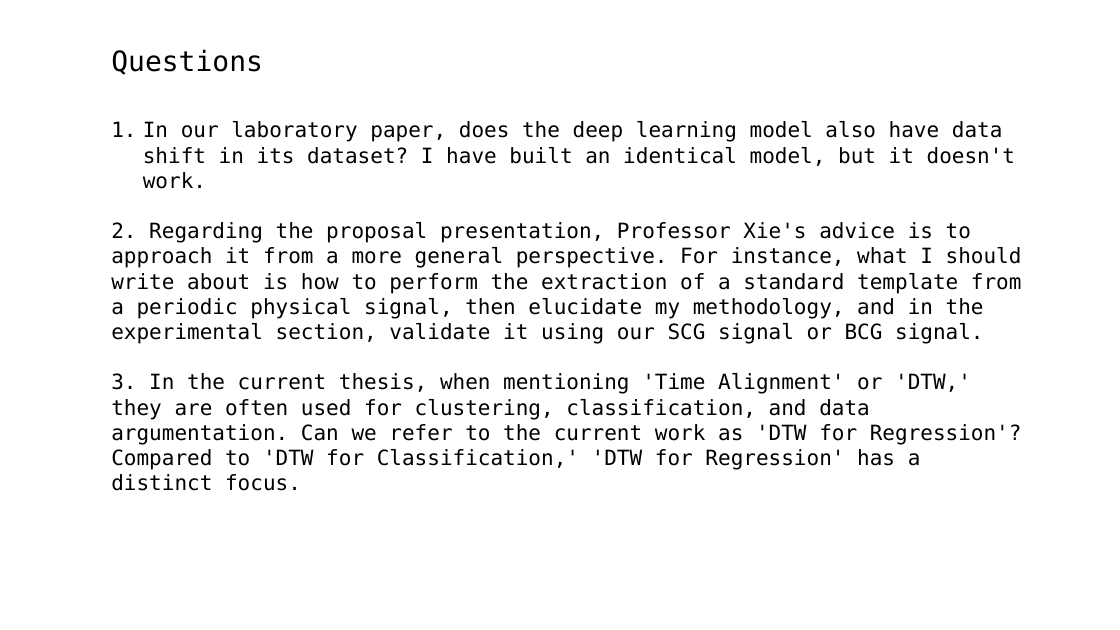
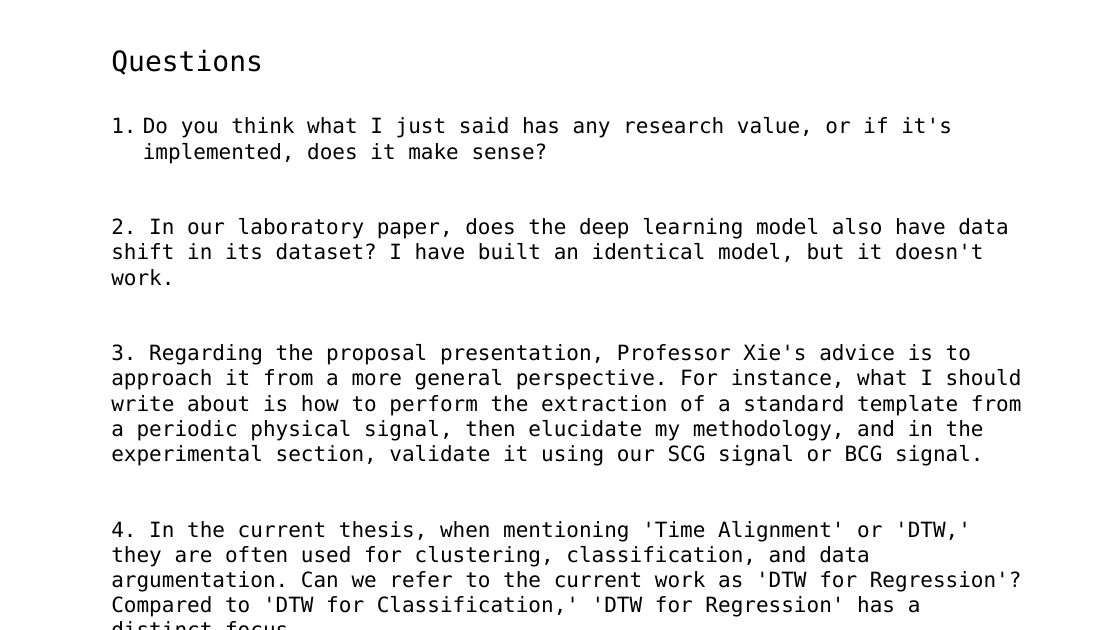
Before and after one commit to A-Big-Tortoise/Presentation, a slide deck: slide 15 of Presentation_1106_JiayuChen.pptx (slide 13 before the commit). Drawn at 1120x630 pixels with LibreOffice and Linux fonts; fonts in the diff are those of the drawing. Boxes give left, top, right and bottom in pixels: in the first picture for what was removed or moved away, otherwise in the second. Text is boxed around its words. In the diff, an @@ line names an element or a change of style, - is before the commit and + after.

Commit message:
Add Draft

```diff
--- a/Presentation_1106_JiayuChen.pptx
+++ b/Presentation_1106_JiayuChen.pptx
@@ text at (111,117,1022,617): text changed @@
-1. In our laboratory paper, does the deep learning model also have data shift in its dataset? I have built an identical model, but it doesn't work.
-2. Regarding the proposal presentation, Professor Xie's advice is to approach it from a more general perspective. For instance, what I should write about is how to perform the extraction of a standard template from a periodic physical signal, then elucidate my methodology, and in the experimental section, validate it using our SCG signal or BCG signal.
-3. In the current thesis, when mentioning 'Time Alignment' or 'DTW,' they are often used for clustering, classification, and data argumentation. Can we refer to the current work as 'DTW for Regression'? Compared to 'DTW for Classification,' 'DTW for Regression' has a distinct focus.
+1. Do you think what I just said has any research value, or if it's implemented, does it make sense?
+2. In our laboratory paper, does the deep learning model also have data shift in its dataset? I have built an identical model, but it doesn't work.
+3. Regarding the proposal presentation, Professor Xie's advice is to approach it from a more general perspective. For instance, what I should write about is how to perform the extraction of a standard template from a periodic physical signal, then elucidate my methodology, and in the experimental section, validate it using our SCG signal or BCG signal.
+4. In the current thesis, when mentioning 'Time Alignment' or 'DTW,' they are often used for clustering, classification, and data argumentation. Can we refer to the current work as 'DTW for Regression'? Compared to 'DTW for Classification,' 'DTW for Regression' has a distinct focus.
```
Also in this commit, not shown: 11 other slides changed, 4 slides added, 7 slides removed.
